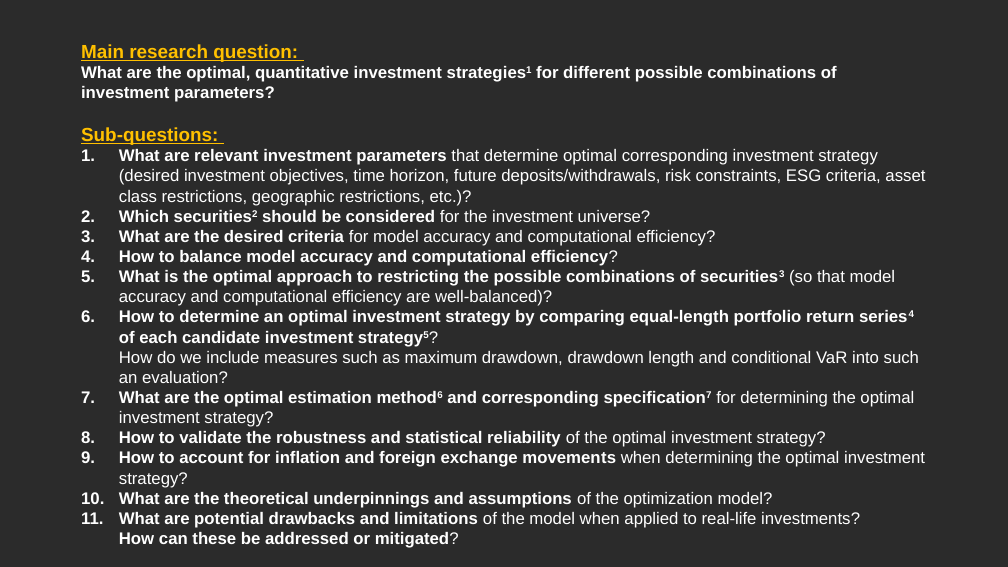
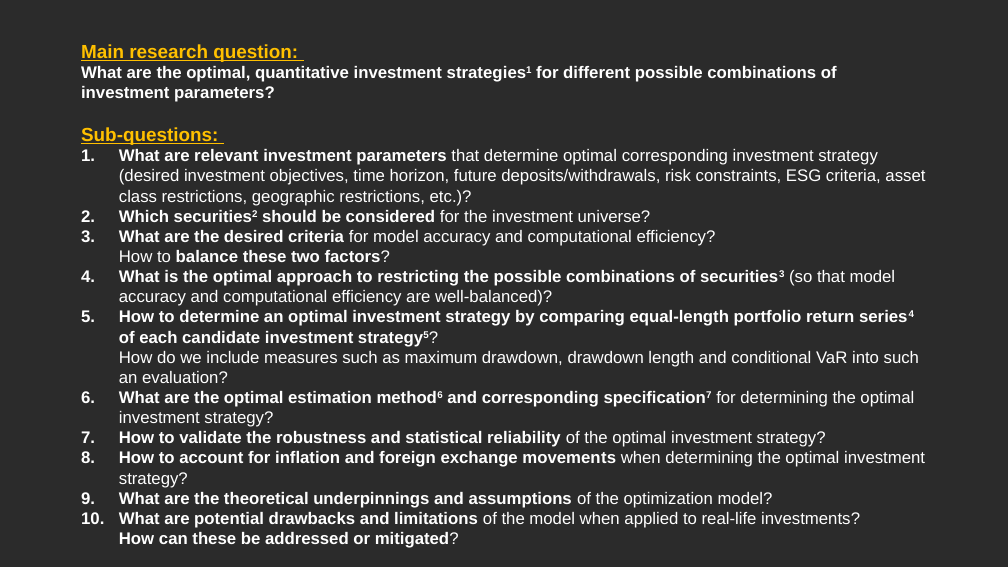
Before and after one commit to MarcoH97/Big-Data-project, a slide deck: slide 3 of 2023_05_24 - BDA - Big Data Big Dreams v0.pptx. Drawn at 1008x567 pixels with LibreOffice and Linux fonts; fonts in the diff are those of the drawing; background and template pictures are left out; a plain dark background stands for a picture behind light text. Boxes give left, top, right and bottom in pixels: in the first picture for what was removed or moved away, otherwise in the second. Text is boxed around its words. In the diff, an @@ line names an element or a change of style, - is before the commit and + after.

```diff
--- a/2023_05_24 - BDA - Big Data Big Dreams v0.pptx
+++ b/2023_05_24 - BDA - Big Data Big Dreams v0.pptx
@@ text at <box>119,230,716,262</box>: text changed; bold off @@
-3. What are the desired criteria for model accuracy and computational efficiency?
-4. How to balance model accuracy and computational efficiency?
+3. What are the desired criteria for model accuracy and computational efficiency?
+   How to balance these two factors?
```
Also in this commit, not shown: 5 other files.
